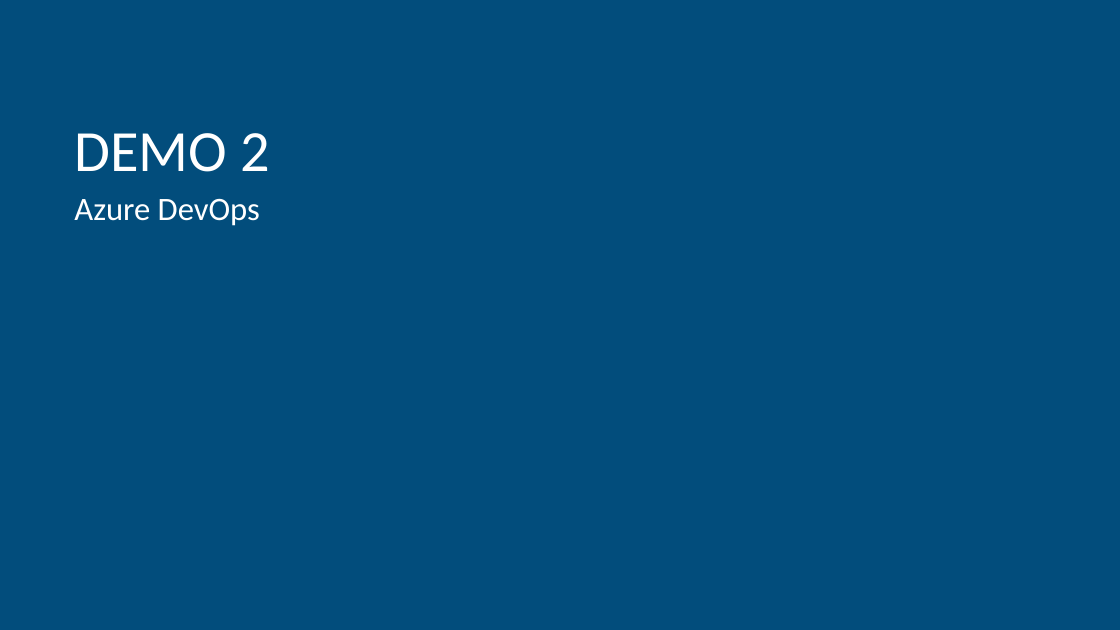
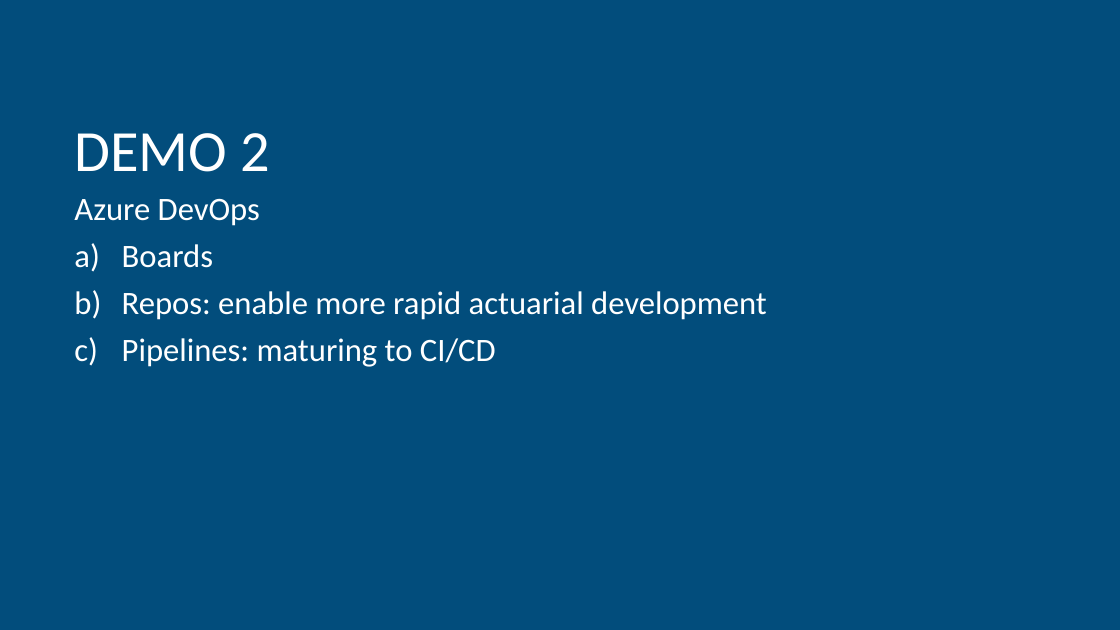
Before and after one commit to hfleitas/AzureSynapseForActuaries, a slide deck: slide 16 of Brent-Hiram-BackToBasicsAnalyticsForActuaries_format.pptx (slide 11 before the commit). Drawn at 1120x630 pixels with LibreOffice and Linux fonts; fonts in the diff are those of the drawing; background and template pictures are left out. Boxes give left, top, right and bottom in pixels: in the first picture for what was removed or moved away, otherwise in the second. Text is boxed around its words. In the diff, an @@ line names an element or a change of style, - is before the commit and + after.

```diff
--- a/Brent-Hiram-BackToBasicsAnalyticsForActuaries_format.pptx
+++ b/Brent-Hiram-BackToBasicsAnalyticsForActuaries_format.pptx
@@ text at box(122, 244, 767, 367): paragraphs added @@
+a) Boards
+b) Repos: enable more rapid actuarial development
+c) Pipelines: maturing to CI/CD
```
Also in this commit, not shown: 3 other slides changed, 5 slides added.
